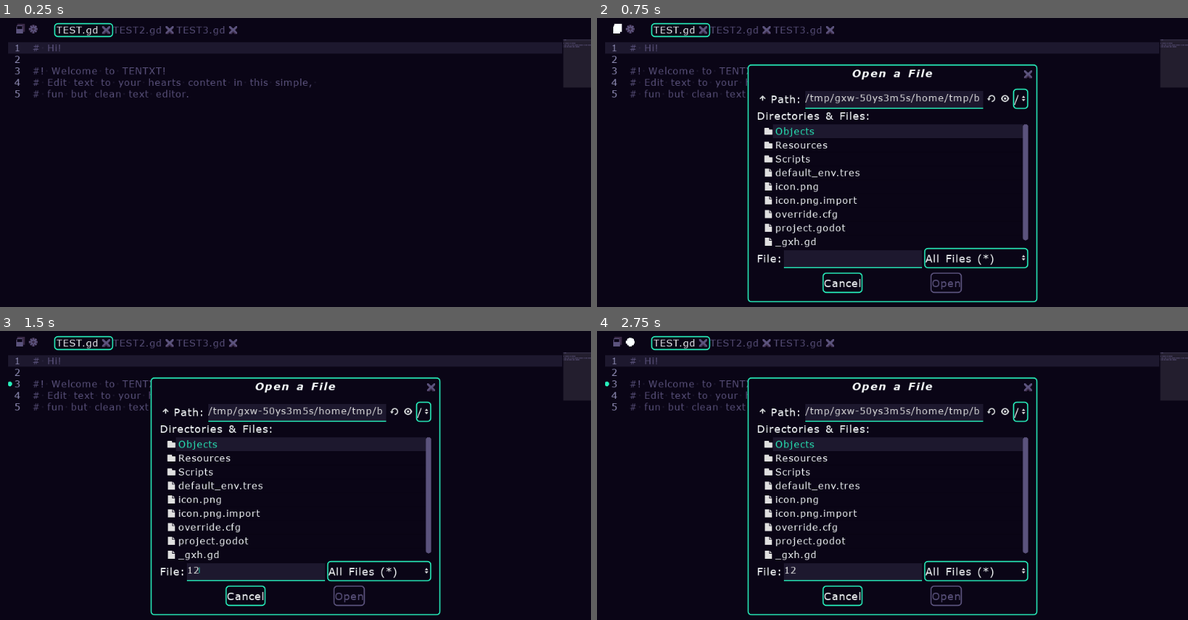
Above: before the commit, frames 1-4 (two rows, left to right).
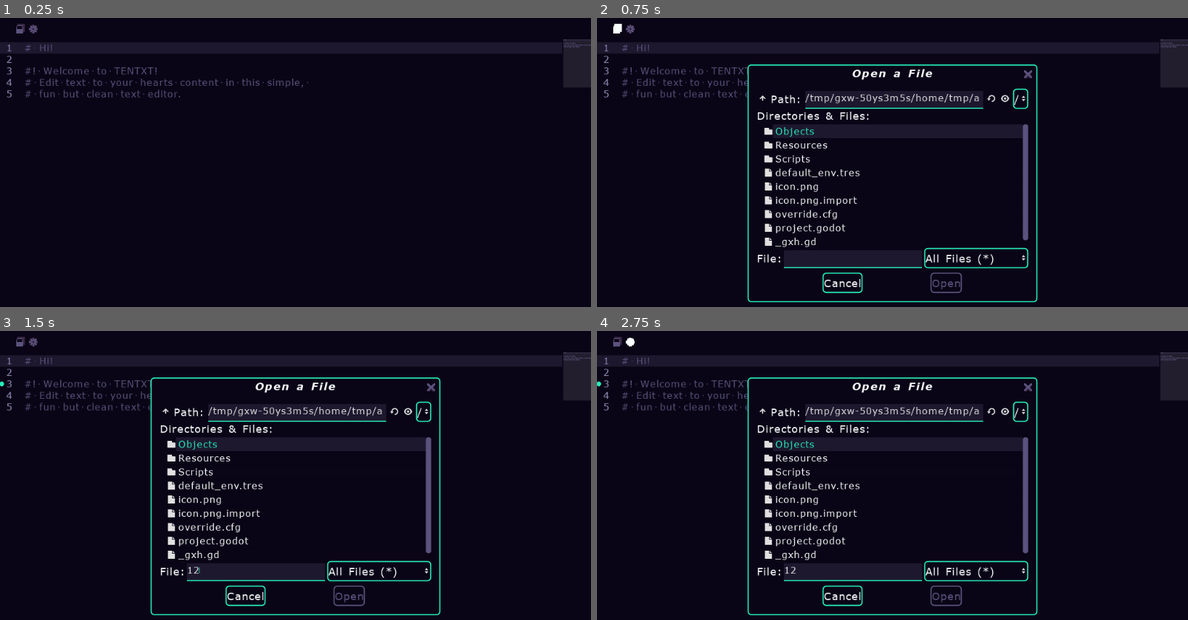
Above: after the commit, the same moments.

Repository: Tenseven-107/TENTXT_text_editor
Game: Godot game, scene res://Objects/Scenes/Main.tscn
Same seed, same stepped clock (60 frames per second), same inputs: the game is played once before the commit and once after it.
Inputs (mouse positions are in pixels of both pictures, inside the frame that each line leads up to):
- Up to frame 1 (0.25 s): no input
- Up to frame 2 (0.75 s): click (614, 29) at 0.5 s
- Up to frame 3 (1.5 s): click (254, 570) at 1.27 s; type "12" at 1.35 s
- Up to frame 4 (2.75 s): click (632, 342) at 2 s

The runs differ from the first frame. In frame 1, 1.7% of the frame differs, in the area x 1-53%, y 1-28%; in frame 2, 1.3%; in frame 3, 1.4%; in frame 4, 1.4%.

Commit message:
Added more icons and tab functionality

Diff:
--- a/Objects/Scenes/Main.tscn
+++ b/Objects/Scenes/Main.tscn
@@ -49,7 +49,7 @@
 margin_bottom = 4.0
 theme = ExtResource( 1 )
 
-[node name="FileTabs" type="Control" parent="Control/EditorFront"]
+[node name="EditorBar" type="Control" parent="Control/EditorFront"]
 margin_top = 9.0
 margin_right = 1024.0
 margin_bottom = 33.0
@@ -60,37 +60,37 @@
 theme = ExtResource( 1 )
 script = ExtResource( 2 )
 file_dialog_path = NodePath("../../SystemFileDialog")
-text_editor_path = NodePath("../Editor/HBoxContainer/TextEditor")
+text_editor_path = NodePath("../Editor/TextEditor")
 
-[node name="BackPanel" type="Panel" parent="Control/EditorFront/FileTabs"]
+[node name="BackPanel" type="Panel" parent="Control/EditorFront/EditorBar"]
 anchor_right = 1.0
 anchor_bottom = 1.0
 margin_bottom = 4.0
 theme = ExtResource( 1 )
 
-[node name="HBoxContainer" type="HBoxContainer" parent="Control/EditorFront/FileTabs"]
+[node name="HBoxContainer" type="HBoxContainer" parent="Control/EditorFront/EditorBar"]
 anchor_right = 1.0
 anchor_bottom = 1.0
 size_flags_horizontal = 3
 size_flags_vertical = 3
 
-[node name="Options" type="Control" parent="Control/EditorFront/FileTabs/HBoxContainer"]
+[node name="Options" type="Control" parent="Control/EditorFront/EditorBar/HBoxContainer"]
 margin_right = 92.0
 margin_bottom = 24.0
 size_flags_horizontal = 3
 size_flags_stretch_ratio = 0.1
 
-[node name="HBoxContainer" type="HBoxContainer" parent="Control/EditorFront/FileTabs/HBoxContainer/Options"]
+[node name="HBoxContainer" type="HBoxContainer" parent="Control/EditorFront/EditorBar/HBoxContainer/Options"]
 anchor_right = 1.0
 anchor_bottom = 1.0
 
-[node name="Margin" type="Control" parent="Control/EditorFront/FileTabs/HBoxContainer/Options/HBoxContainer"]
+[node name="Margin" type="Control" parent="Control/EditorFront/EditorBar/HBoxContainer/Options/HBoxContainer"]
 margin_right = 20.0
 margin_bottom = 24.0
 size_flags_horizontal = 3
 size_flags_vertical = 3
 
-[node name="OpenFile" type="TextureButton" parent="Control/EditorFront/FileTabs/HBoxContainer/Options/HBoxContainer"]
+[node name="OpenFile" type="TextureButton" parent="Control/EditorFront/EditorBar/HBoxContainer/Options/HBoxContainer"]
 margin_left = 24.0
 margin_right = 44.0
 margin_bottom = 24.0
@@ -101,7 +101,7 @@
 expand = true
 stretch_mode = 4
 
-[node name="Options" type="TextureButton" parent="Control/EditorFront/FileTabs/HBoxContainer/Options/HBoxContainer"]
+[node name="Options" type="TextureButton" parent="Control/EditorFront/EditorBar/HBoxContainer/Options/HBoxContainer"]
 margin_left = 48.0
 margin_right = 68.0
 margin_bottom = 24.0
@@ -112,14 +112,14 @@
 expand = true
 stretch_mode = 4
 
-[node name="Margin2" type="Control" parent="Control/EditorFront/FileTabs/HBoxContainer/Options/HBoxContainer"]
+[node name="Margin2" type="Control" parent="Control/EditorFront/EditorBar/HBoxContainer/Options/HBoxContainer"]
 margin_left = 72.0
 margin_right = 92.0
 margin_bottom = 24.0
 size_flags_horizontal = 3
 size_flags_vertical = 3
 
-[node name="Tabs" type="Tabs" parent="Control/EditorFront/FileTabs/HBoxContainer"]
+[node name="Tabs" type="Tabs" parent="Control/EditorFront/EditorBar/HBoxContainer"]
 margin_left = 96.0
 margin_right = 1024.0
 margin_bottom = 24.0
@@ -135,27 +135,12 @@
 margin_bottom = 600.0
 size_flags_vertical = 3
 
-[node name="HBoxContainer" type="HBoxContainer" parent="Control/EditorFront/Editor"]
-anchor_right = 1.0
-anchor_bottom = 1.0
-
-[node name="SmallSideMargin" type="Control" parent="Control/EditorFront/Editor/HBoxContainer"]
-margin_right = 10.0
-margin_bottom = 563.0
-size_flags_horizontal = 3
-size_flags_stretch_ratio = 0.01
-
-[node name="TextEditor" parent="Control/EditorFront/Editor/HBoxContainer" instance=ExtResource( 3 )]
-anchor_right = 0.0
-anchor_bottom = 0.0
-margin_left = 14.0
-margin_right = 1024.0
-margin_bottom = 563.0
+[node name="TextEditor" parent="Control/EditorFront/Editor" instance=ExtResource( 3 )]
 
 [node name="SyntaxChanger" type="Node" parent="Control/EditorFront/Editor"]
 script = ExtResource( 12 )
 syntaxes = [ ExtResource( 11 ), ExtResource( 13 ) ]
-text_editor_path = NodePath("../HBoxContainer/TextEditor")
+text_editor_path = NodePath("../TextEditor")
 
 [node name="SystemFileDialog" parent="Control" instance=ExtResource( 10 )]
 visible = false
--- a/Resources/Themes/default_theme.tres
+++ b/Resources/Themes/default_theme.tres
@@ -1,9 +1,13 @@
-[gd_resource type="Theme" load_steps=34 format=2]
+[gd_resource type="Theme" load_steps=38 format=2]
 
 [ext_resource path="res://Resources/Fonts/default_font.tres" type="DynamicFont" id=1]
 [ext_resource path="res://Resources/Fonts/default_font_title.tres" type="DynamicFont" id=2]
 [ext_resource path="res://Resources/Fonts/default_editor_font.tres" type="DynamicFont" id=3]
 [ext_resource path="res://Resources/Icons/Close.png" type="Texture" id=4]
+[ext_resource path="res://Resources/Icons/Editing/Fold_Close.png" type="Texture" id=5]
+[ext_resource path="res://Resources/Icons/Editing/Space.png" type="Texture" id=6]
+[ext_resource path="res://Resources/Icons/Editing/Fold.png" type="Texture" id=7]
+[ext_resource path="res://Resources/Icons/Editing/Tab.png" type="Texture" id=8]
 
 [sub_resource type="StyleBoxFlat" id=22]
 bg_color = Color( 0.0392157, 0.0196078, 0.0862745, 1 )
@@ -257,7 +261,7 @@
 TextEdit/colors/keyword_color = Color( 1, 0.254902, 0.490196, 1 )
 TextEdit/colors/line_number_color = Color( 0.572549, 0.560784, 0.721569, 1 )
 TextEdit/colors/mark_color = Color( 1, 0.4, 0.4, 0.4 )
-TextEdit/colors/member_variable_color = Color( 1, 0.254902, 0.490196, 1 )
+TextEdit/colors/member_variable_color = Color( 0.780392, 0.831373, 0.882353, 1 )
 TextEdit/colors/number_color = Color( 0.776471, 0.847059, 0.192157, 1 )
 TextEdit/colors/prefix_value_color = Color( 1, 0.592157, 0.341176, 1 )
 TextEdit/colors/safe_line_number_color = Color( 0.67, 0.78, 0.67, 0.6 )
@@ -269,6 +273,10 @@
 TextEdit/constants/completion_scroll_width = 7
 TextEdit/constants/line_spacing = 10
 TextEdit/fonts/font = ExtResource( 1 )
+TextEdit/icons/fold = ExtResource( 7 )
+TextEdit/icons/folded = ExtResource( 5 )
+TextEdit/icons/space = ExtResource( 6 )
+TextEdit/icons/tab = ExtResource( 8 )
 TextEdit/styles/focus = SubResource( 37 )
 TextEdit/styles/normal = SubResource( 1 )
 Tree/colors/font_color = Color( 0.980392, 1, 1, 1 )
--- a/Scripts/Editing/TextEditor.gd
+++ b/Scripts/Editing/TextEditor.gd
@@ -6,6 +6,9 @@
 # CONTSANTS
 const READ_UPDATE_TIME: float = 0.5
 
+# Default
+var default_text: String
+
 # Current syntax auto prefixes
 var current_book_mark_prefixes: Array = []
 
@@ -13,10 +16,13 @@
 
 # Set up
 func _ready():
+	# Base setup
+	default_text = text
+
 	# Colors
 	set_editor_colors()
 
-	# Base set up
+	# Base TIMED set up
 	yield(get_tree().create_timer(READ_UPDATE_TIME), "timeout")
 
 	check_text()
@@ -54,8 +60,13 @@
 	current_book_mark_prefixes = used_syntax.bookmark_prefixes
 
 
+# Editing
+# - Clear text
+func wipe():
+	text = default_text
 
-# Checking text when text is updated
+
+# - Checking text when text is updated
 func check_text():
 	check_for_editor_prefixes()
 
--- a/Scripts/Files/EditorBar.gd
+++ b/Scripts/Files/EditorBar.gd
@@ -14,37 +14,88 @@
 
 onready var tabs: Tabs = $HBoxContainer/Tabs
 
+# Constants
+const WINDOW_TITLE_PREFIX: String = "TENTXT, simple text editor // Editing: "
+
+# Tabs
+export (Array, String) var open_tab_paths: Array = []
+
+
 
 
 # Set up
 func _ready():
-	tabs.add_tab("TEST.gd")
-	tabs.add_tab("TEST2.gd")
-	tabs.add_tab("TEST3.gd")
-
 	# Set up signals
 	file_button.connect("pressed", self, "open_file_dialog")
 
 	file_dialog.connect("file_selected", self, "load_file")
 
 	tabs.connect("tab_close", self, "close_tab")
+	tabs.connect("tab_clicked", self, "open_tab")
 
 
 
-# Open file dialog for user to select a file to open
+# Open file dialog for user to select a file to open/ save/ create
 func open_file_dialog():
 	file_dialog.show()
-	file_dialog.invalidate()
+	file_dialog.invalidate() #TODO: Add switch case for different actions like openning and saving
 
 # -- Open the file
-func load_file(path: String):
+func load_file(path: String, open_new_tab: bool = true):
 	text_editor.load_file(path)
+
+	# Set window title
+	OS.set_window_title(WINDOW_TITLE_PREFIX + path)
+
+	# Open a new tab for file
+	if open_new_tab == true:
+		var split_path: PoolStringArray = path.split("/", false)
+		var file_name: String = split_path[split_path.size() - 1]
+
+		create_tab(file_name, path)
+
+		return
 
 
 
 # Tab control
+# - Create tab
+func create_tab(file_name: String, path: String):
+	# Create and select new tab
+	tabs.add_tab(file_name)
+	var current_tabs_open: int = tabs.get_tab_count()
+
+	tabs.current_tab = current_tabs_open - 1
+
+	# Save to current open tabs
+	open_tab_paths.append(path)
+
+
+# - Open created tab
+func open_tab(tab_idx: int):
+	for path in open_tab_paths:
+		var split_path: PoolStringArray = path.split("/", false)
+		var file_name: String = split_path[split_path.size() - 1]
+
+		if tabs.get_tab_title(tab_idx) == file_name:
+			load_file(path, false)
+
+			break
+
+
 # - Close tab
 func close_tab(tab_idx: int):
 	# TODO: Add a saving popup asking if you want to save this file
 
+	var current_tab: int = tabs.current_tab
+
+	# Remove tab
 	tabs.remove_tab(tab_idx)
+
+	# Clear all text if current opened file is closed
+	if tab_idx == current_tab:
+		if tab_idx == 0:
+			text_editor.wipe()
+
+		else:
+			open_tab(current_tab - 1)
Binary file added: Resources/Icons/Editing/Fold.png
Not shown, added: Resources/Icons/Editing/Fold.png.import
Binary file added: Resources/Icons/Editing/Fold_Close.png
Not shown, added: Resources/Icons/Editing/Fold_Close.png.import
Binary file added: Resources/Icons/Editing/Space.png
Not shown, added: Resources/Icons/Editing/Space.png.import
Binary file added: Resources/Icons/Editing/Tab.png
Not shown, added: Resources/Icons/Editing/Tab.png.import
